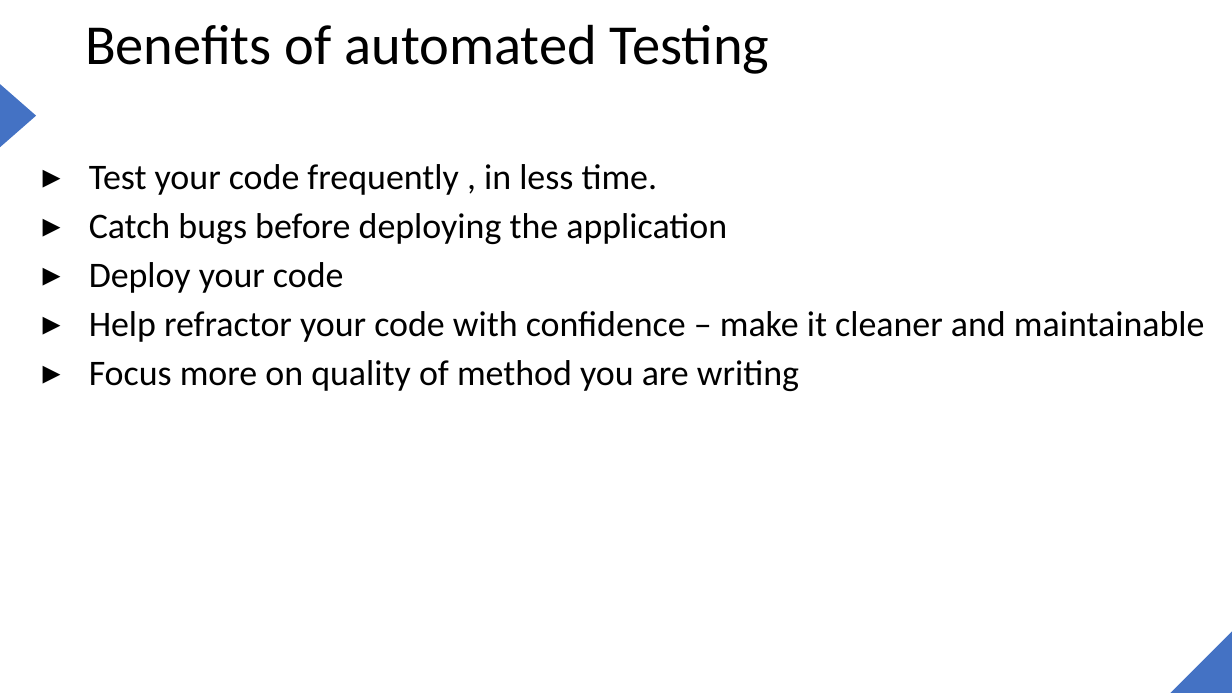
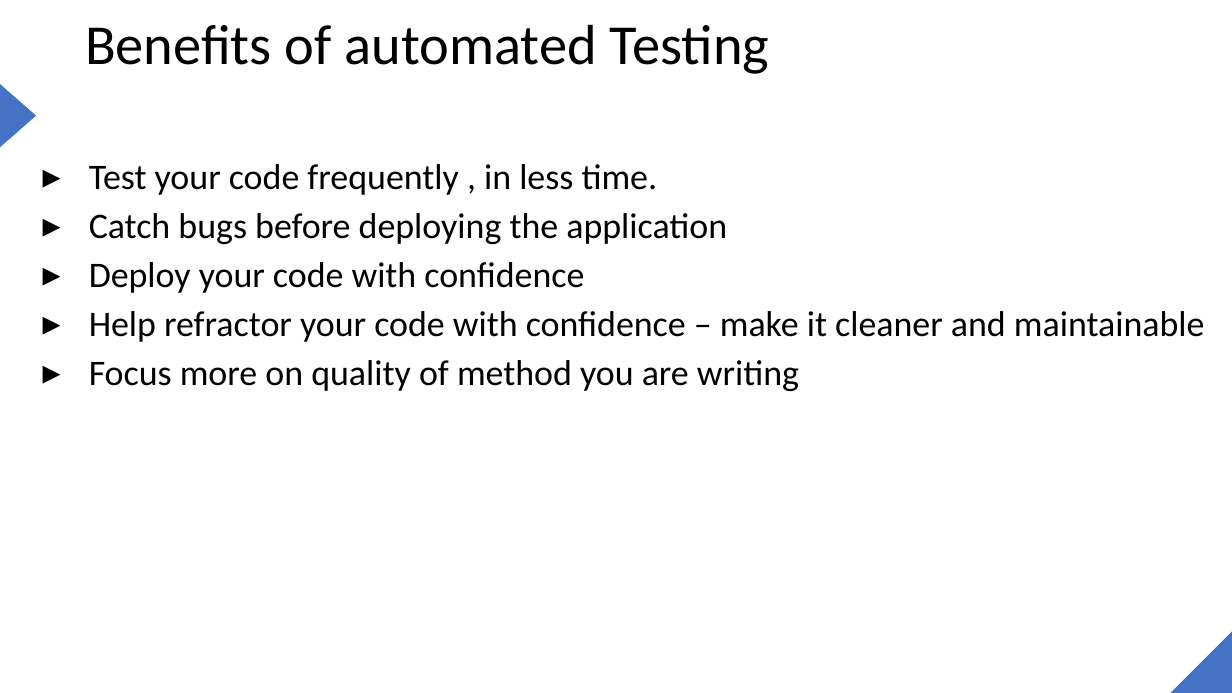
Before and after one commit to joe6276/The-sharp-Repo, a slide deck: slide 4 of Slides/Testing/1.Getting Started/Introduction to Testing .pptx. Drawn at 1232x693 pixels with LibreOffice and Linux fonts; fonts in the diff are those of the drawing. Boxes give left, top, right and bottom in pixels: in the first picture for what was removed or moved away, otherwise in the second. Text is boxed around its words. In the diff, an @@ line names an element or a change of style, - is before the commit and + after.

```diff
--- a/Slides/Testing/1.Getting Started/Introduction to Testing .pptx
+++ b/Slides/Testing/1.Getting Started/Introduction to Testing .pptx
@@ text at (x1=89, y1=262, x2=584, y2=293): text changed @@
-▸ Deploy your code
+▸ Deploy your code with confidence
```
Also in this commit, not shown: 2 other slides changed, 4 other files.
